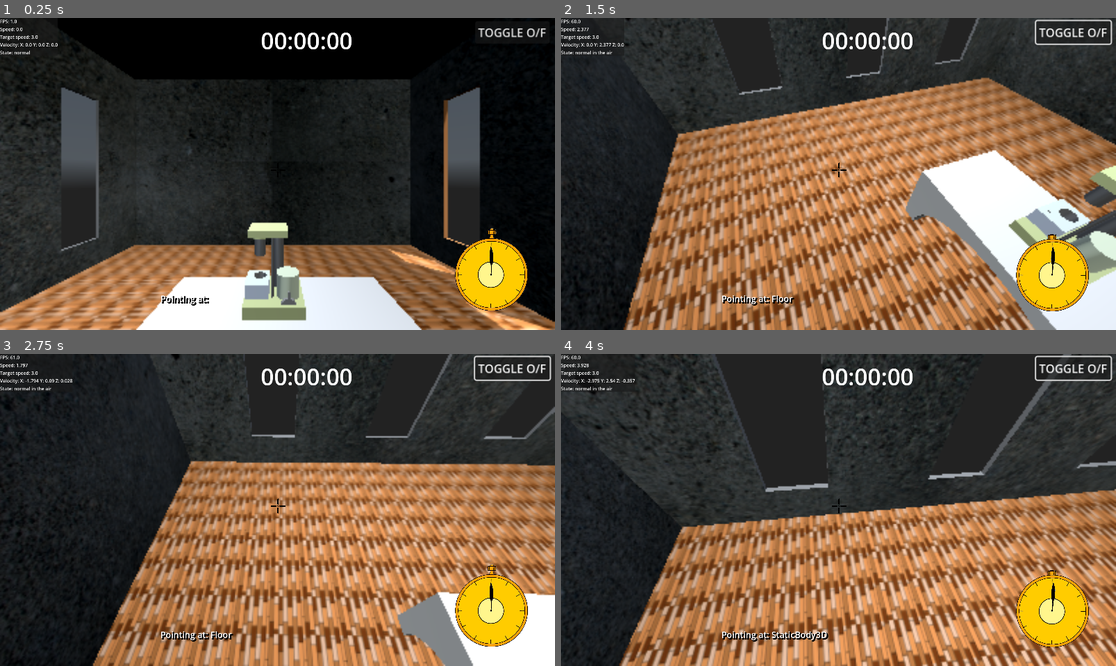
Above: before the commit, frames 1-4 (two rows, left to right).
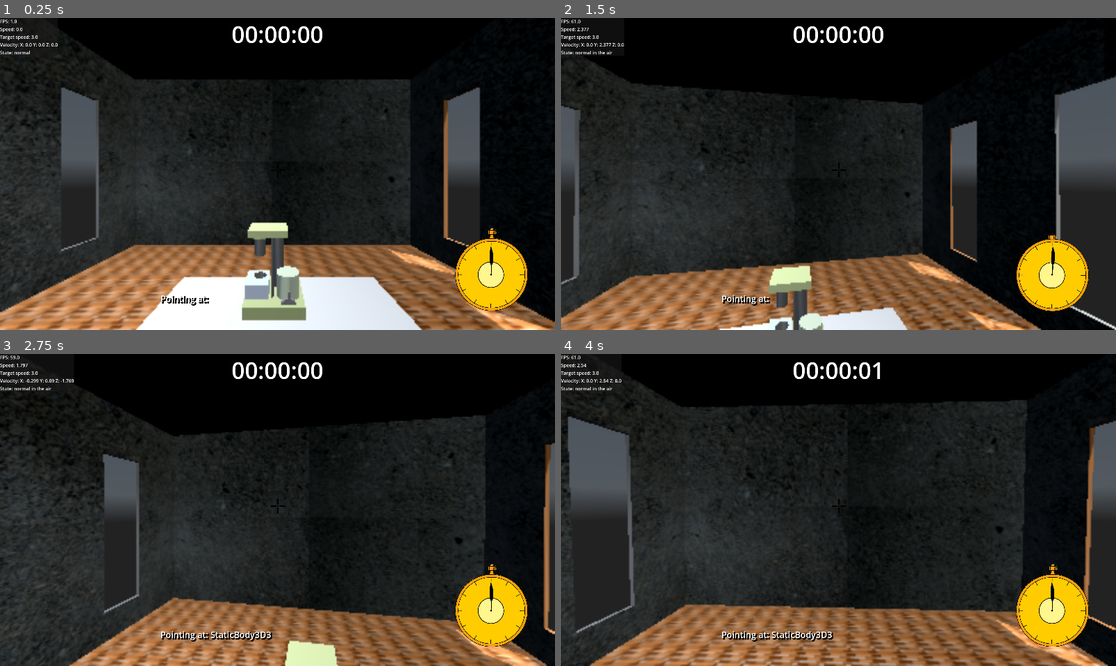
Above: after the commit, the same moments.

Repository: meyerAurelius/grant-proposal
Game: Godot game, scene res://main.tscn
Same seed, same stepped clock (60 frames per second), same inputs: the game is played once before the commit and once after it. A sky picture missing from this copy of the repository is replaced by a grey-blue gradient.
Inputs (mouse positions are in pixels of both pictures, inside the frame that each line leads up to):
- Up to frame 1 (0.25 s): no input
- Up to frame 2 (1.5 s): click (1071, 33) at 0.5 s, where only the run before the commit has a clickable "TOGGLE O/F"; tap Enter (ui_accept) at 1.25 s; move the mouse to (866, 174) at 1.27 s; hold W (key_up) from 1.28 s (still down); tap P (toggle_stopwatch) at 1.35 s; click (866, 174) at 1.42 s
- Up to frame 3 (2.75 s): keep holding W (key_up); tap Enter (ui_accept) at 1.52, 2.27 s; move the mouse to (249, 510) at 2.02 s; tap Shift (crouch) at 2.1 s; click (249, 510) at 2.17 s; tap P (toggle_stopwatch) at 2.3 s
- Up to frame 4 (4 s): keep holding W (key_up); move the mouse to (849, 503) at 2.77 s; tap Q (look_left) at 2.85 s; click (849, 503) at 2.92 s; tap P (toggle_stopwatch) at 3.05, 3.8 s; move the mouse to (832, 516) at 3.52 s; tap E (look_right) at 3.6 s; click (832, 516) at 3.67 s; tap Enter (ui_accept) at 3.77 s

The runs differ from the first frame. In frame 1, 0.9% of the frame differs, in the area x 41-99%, y 2-11%; in frame 2, 83%, in the area x 0-100%, y 0-100%; in frame 3, 73%; in frame 4, 66%.

Commit message:
Played around with having the camera move towards the object of interest in a certain amount of time. I also added a reset button bound to the 'R' key. Moved the ui of the stopwatch under a canvas Layer because I read that it is good practice in a scene like this.

Diff:
--- a/virtual-lab/StopWatch/UserInterface.tscn
+++ b/virtual-lab/StopWatch/UserInterface.tscn
@@ -103,28 +103,21 @@
 anchor_bottom = 1.0
 grow_horizontal = 2
 grow_vertical = 2
+size_flags_horizontal = 3
+size_flags_vertical = 3
 script = ExtResource("1_35kn5")
 
 [node name="Label" type="Label" parent="."]
-layout_mode = 0
-offset_left = 902.0
-offset_top = 22.0
-offset_right = 1107.0
-offset_bottom = 132.0
+layout_mode = 1
+anchors_preset = 5
+anchor_left = 0.5
+anchor_right = 0.5
+offset_left = -159.0
+offset_right = 159.0
+offset_bottom = 110.0
+grow_horizontal = 2
 theme_override_font_sizes/font_size = 80
 text = "00:00:00"
-
-[node name="TOGGLE" type="Button" parent="."]
-layout_mode = 1
-anchors_preset = -1
-anchor_right = 0.008
-anchor_bottom = 0.032
-offset_left = 1644.0
-offset_top = 11.0
-offset_right = 1731.64
-offset_bottom = 7.4399986
-scale = Vector2(2.5, 2.5)
-text = "TOGGLE O/F"
 
 [node name="Clock" type="Sprite2D" parent="."]
 position = Vector2(1699, 866)
@@ -152,5 +145,3 @@
 libraries = {
 &"": SubResource("AnimationLibrary_vmnjc")
 }
-
-[connection signal="pressed" from="TOGGLE" to="." method="_on_toggle_pressed"]
--- a/virtual-lab/StopWatch/stopWatchScript.gd
+++ b/virtual-lab/StopWatch/stopWatchScript.gd
@@ -1,14 +1,10 @@
 extends Control
 var on = false
 var time = 0
+var paused_time = 0
 @onready var label = $Label
 @onready var animationP =  $AnimationPlayer
 @onready var animationP2 = $Rotate
-
-# Called when the node enters the scene tree for the first time.
-func _ready() -> void:
-	pass # Replace with function body.
-
 
 # Called every frame. 'delta' is the elapsed time since the previous frame.
 func _process(delta: float) -> void:
@@ -17,13 +13,17 @@
 			stop()
 		else:
 			start()
+
+	if Input.is_action_just_pressed("reset_stopwatch"):
+		reset()
+
 	if on:
 		get_time()
 
 
 func get_time():
 	var current_time = Time.get_unix_time_from_system()
-	var elapsed = int(current_time - time)
+	var elapsed = int((current_time - time) + paused_time)
 	var seconds = elapsed % 60
 	var hours = elapsed / 3600
 	var minutes = (elapsed - (hours*3600)) / 60
@@ -38,13 +38,18 @@
 
 
 func stop():
+	var current_time = Time.get_unix_time_from_system()
+	paused_time += current_time - time
+	on = false
+	animationP.play("RESET")
+	animationP2.stop()
+
+
+
+func reset():
+	on = 0
+	paused_time = 0
+	time = 0
 	animationP.play("RESET")
 	animationP2.play("RESET")
-	on = false
-
-
-func _on_toggle_pressed() -> void:
-	if (on):
-		stop()
-	else:
-		start()
+	label.text = "00:00:00"
--- a/virtual-lab/main.tscn
+++ b/virtual-lab/main.tscn
@@ -309,5 +309,8 @@
 [node name="Player" parent="." instance=ExtResource("6_7mycd")]
 transform = Transform3D(0.99999994, 0, 0, 0, 1, 0, 0, 0, 0.99999994, 0.18179867, 0, 3.492507)
 
-[node name="Control" parent="." instance=ExtResource("7_272bh")]
+[node name="CanvasLayer" type="CanvasLayer" parent="."]
+
+[node name="Control" parent="CanvasLayer" instance=ExtResource("7_272bh")]
+layout_direction = 1
 mouse_filter = 2
--- a/virtual-lab/player/player.gd
+++ b/virtual-lab/player/player.gd
@@ -482,6 +482,15 @@
 			if event is InputEventMouseButton and event.button_index == MOUSE_BUTTON_LEFT and event.is_pressed():
 				if(collider.name == "Lever"):
 					Input.mouse_mode = Input.MOUSE_MODE_VISIBLE
+					var tween = create_tween()
+					var camera_posOG :Vector3
+					var camera_rotOG :Vector3
+					camera_posOG = $Head/Camera.global_position
+					camera_rotOG = $Head/Camera.global_rotation
+					tween.tween_property($Head/Camera, "global_position", Vector3(0.336,1.903,1.07), 1.5)
+					tween.tween_property($Head/Camera, "global_rotation", Vector3(0,0,0), 0.5)
+					#tween.tween_property($Head/Camera, "global_position", camera_posOG, 1.5)
+					#tween.tween_property($Head/Camera, "global_rotation", camera_rotOG, 1.5)
 					$UserInterface/RPMSelector.visible = true
 					# now that the cursor is release we will display an rpm selection menu.
 
--- a/virtual-lab/player/player.tscn
+++ b/virtual-lab/player/player.tscn
@@ -13,6 +13,105 @@
 
 [sub_resource type="CapsuleShape3D" id="CapsuleShape3D_oul6g"]
 height = 4.0
+
+[sub_resource type="Animation" id="Animation_kb6p2"]
+resource_name = "CameraToLever"
+length = 1.5
+tracks/0/type = "value"
+tracks/0/imported = false
+tracks/0/enabled = false
+tracks/0/path = NodePath("Head/Camera:position")
+tracks/0/interp = 1
+tracks/0/loop_wrap = true
+tracks/0/keys = {
+"times": PackedFloat32Array(1),
+"transitions": PackedFloat32Array(1),
+"update": 0,
+"values": [Vector3(0.336, 1.903, 1.07)]
+}
+tracks/1/type = "value"
+tracks/1/imported = false
+tracks/1/enabled = true
+tracks/1/path = NodePath("Head/Camera:rotation")
+tracks/1/interp = 1
+tracks/1/loop_wrap = true
+tracks/1/keys = {
+"times": PackedFloat32Array(1),
+"transitions": PackedFloat32Array(1),
+"update": 0,
+"values": [Vector3(0, 0, 0)]
+}
+tracks/2/type = "value"
+tracks/2/imported = false
+tracks/2/enabled = true
+tracks/2/path = NodePath("mesh:visible")
+tracks/2/interp = 1
+tracks/2/loop_wrap = true
+tracks/2/keys = {
+"times": PackedFloat32Array(0),
+"transitions": PackedFloat32Array(1),
+"update": 1,
+"values": [false]
+}
+tracks/3/type = "position_3d"
+tracks/3/imported = false
+tracks/3/enabled = true
+tracks/3/path = NodePath("Head/Camera")
+tracks/3/interp = 1
+tracks/3/loop_wrap = true
+tracks/3/keys = PackedFloat32Array(1, 1, 0.336, 1.903, 1.07)
+
+[sub_resource type="Animation" id="Animation_wodsf"]
+length = 0.001
+tracks/0/type = "value"
+tracks/0/imported = false
+tracks/0/enabled = true
+tracks/0/path = NodePath("Head/Camera:position")
+tracks/0/interp = 1
+tracks/0/loop_wrap = true
+tracks/0/keys = {
+"times": PackedFloat32Array(0),
+"transitions": PackedFloat32Array(1),
+"update": 0,
+"values": [Vector3(0, 0, 0)]
+}
+tracks/1/type = "value"
+tracks/1/imported = false
+tracks/1/enabled = true
+tracks/1/path = NodePath("Head/Camera:rotation")
+tracks/1/interp = 1
+tracks/1/loop_wrap = true
+tracks/1/keys = {
+"times": PackedFloat32Array(0),
+"transitions": PackedFloat32Array(1),
+"update": 0,
+"values": [Vector3(0, 0, 0)]
+}
+tracks/2/type = "value"
+tracks/2/imported = false
+tracks/2/enabled = true
+tracks/2/path = NodePath("mesh:visible")
+tracks/2/interp = 1
+tracks/2/loop_wrap = true
+tracks/2/keys = {
+"times": PackedFloat32Array(0),
+"transitions": PackedFloat32Array(1),
+"update": 1,
+"values": [true]
+}
+tracks/3/type = "position_3d"
+tracks/3/imported = false
+tracks/3/enabled = true
+tracks/3/path = NodePath("Head/Camera")
+tracks/3/interp = 1
+tracks/3/loop_wrap = true
+tracks/3/keys = PackedFloat32Array(0, 1, 0, 0, 0)
+
+[sub_resource type="AnimationLibrary" id="AnimationLibrary_32hag"]
+_data = {
+&"CameraToLever": SubResource("Animation_kb6p2"),
+&"RESET": SubResource("Animation_wodsf")
+}
 
 [sub_resource type="Animation" id="Animation_rgyib"]
 resource_name = "RESET"
@@ -116,6 +215,11 @@
 [node name="collision" type="CollisionShape3D" parent="."]
 transform = Transform3D(1, 0, 0, 0, 1, 0, 0, 0, 1, 0, 2, 0)
 shape = SubResource("CapsuleShape3D_oul6g")
+
+[node name="LookAtLever" type="AnimationPlayer" parent="."]
+libraries = {
+&"": SubResource("AnimationLibrary_32hag")
+}
 
 [node name="CrouchAnimation" type="AnimationPlayer" parent="."]
 libraries = {
--- a/virtual-lab/project.godot
+++ b/virtual-lab/project.godot
@@ -69,6 +69,11 @@
 "events": [Object(InputEventKey,"resource_local_to_scene":false,"resource_name":"","device":0,"window_id":0,"alt_presse …(189 unchanged characters)…
 ]
 }
+reset_stopwatch={
+"deadzone": 0.2,
+"events": [Object(InputEventKey,"resource_local_to_scene":false,"resource_name":"","device":-1,"window_id":0,"alt_pressed":false,"shift_pressed":false,"ctrl_pressed":false,"meta_pressed":false,"pressed":false,"keycode":0,"physical_keycode":82,"key_label":0,"unicode":114,"location":0,"echo":false,"script":null)
+]
+}
 
 [rendering]
 
Not shown: 1 places in virtual-lab/player/player.tscn that only renumber resources
